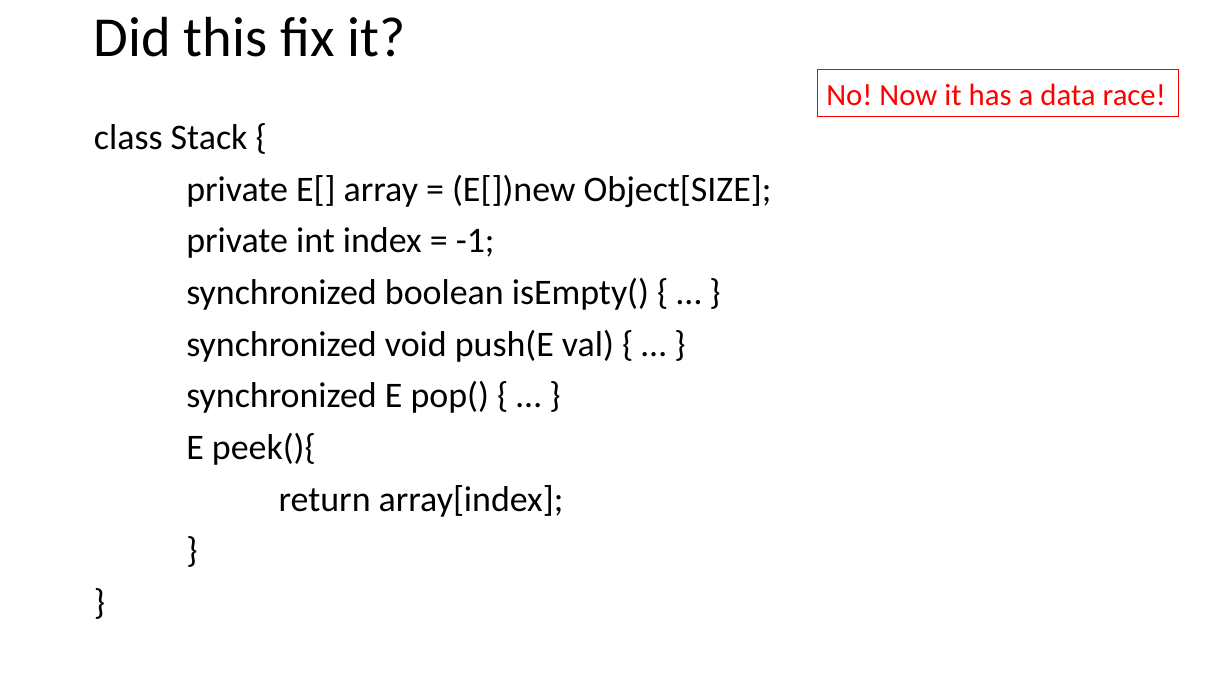
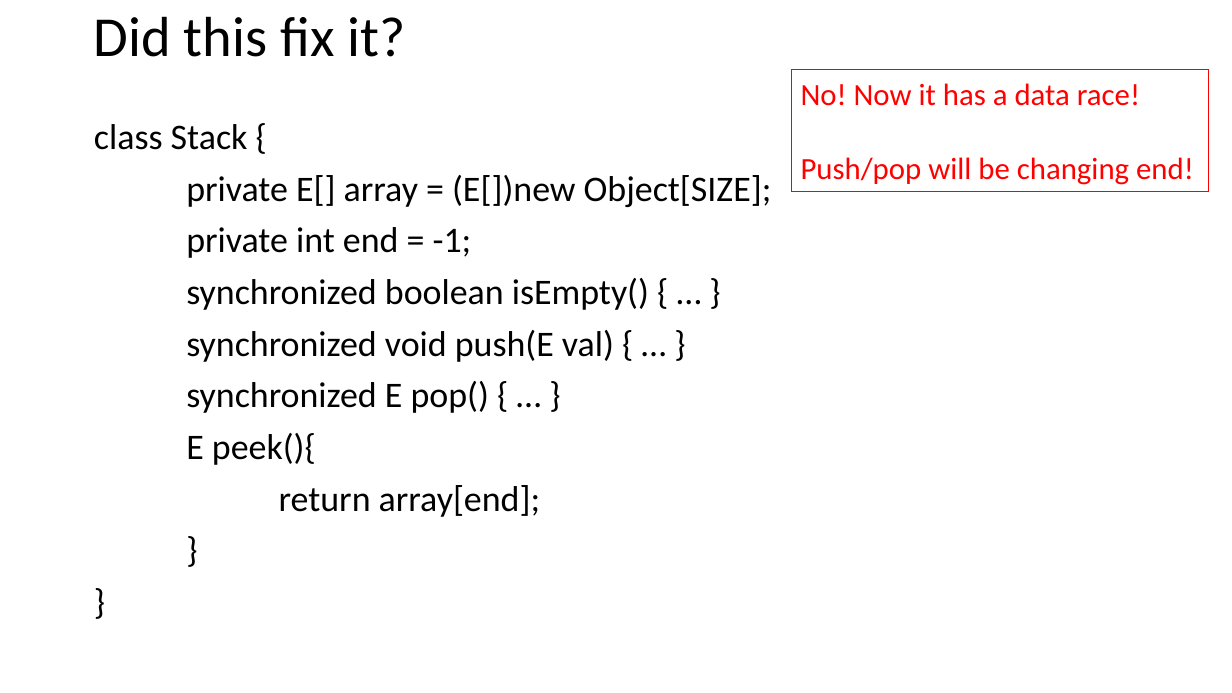
Before and after one commit to natebrunelle/cse332, a slide deck: slide 26 of markdown/files/slides/lecture20_concurrency2.pptx (slide 23 before the commit). Drawn at 1232x693 pixels with LibreOffice and Linux fonts; fonts in the diff are those of the drawing. Boxes give left, top, right and bottom in pixels: in the first picture for what was removed or moved away, otherwise in the second. Text is boxed around its words. In the diff, an @@ line names an element or a change of style, - is before the commit and + after.

```diff
--- a/markdown/files/slides/lecture20_concurrency2.pptx
+++ b/markdown/files/slides/lecture20_concurrency2.pptx
@@ rectangle "No! Now it has a ...": place and size @@
-rectangle "No! Now it has a ..." at <box>817,70,1178,116</box>
+rectangle "No! Now it has a ..." at <box>792,70,1210,191</box>
@@ text in rectangle at <box>801,157,1194,185</box>: paragraph added @@
+Push/pop will be changing end!
@@ text at <box>186,227,472,258</box>: text changed @@
-private int index = -1;
+private int end = -1;
@@ text at <box>279,485,540,517</box>: text changed @@
-return array[index];
+return array[end];
```
Also in this commit, not shown: 26 other slides changed, 5 slides added, 2 slides removed, 12 other files.
